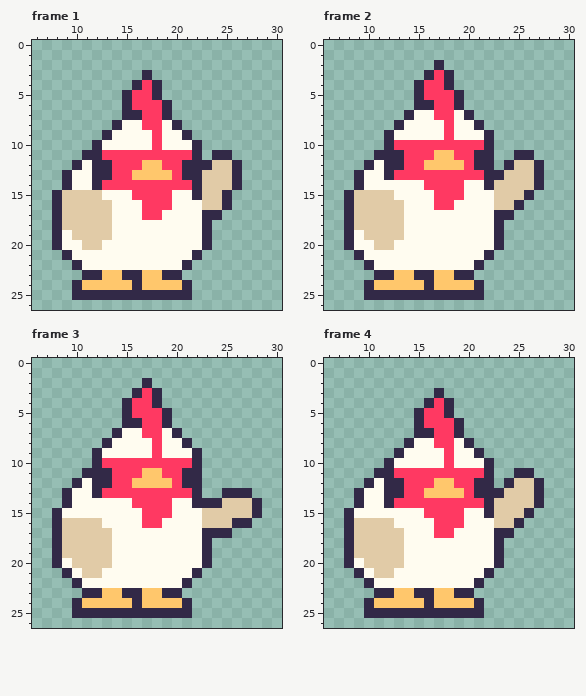
Animated GIF sprite: Chicken.gif. Above is the file before it was changed.
The file is 320x320 pixels, drawn in blocks of 10x10; one block is one cell here. Shown: frame 1: x 6..30, y 0..26; frame 2: x 6..30, y 0..26; frame 3: x 6..30, y 0..26; frame 4: x 6..30, y 0..26.
After:
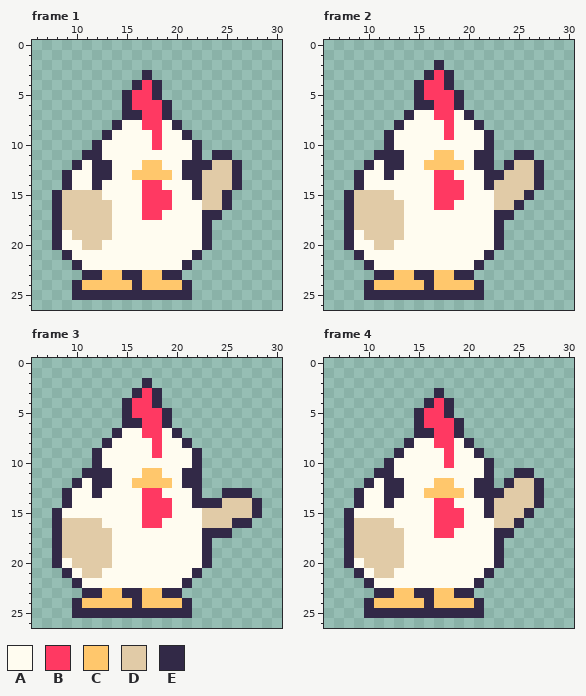
Palette (. is transparent): A #fffcf0  B #ff3962  C #ffc76c  D #e1cba7  E #322947
Edits made:
--- frame 1
@@ x 11..23 @@
 10 .EAAAAABAAAE.
-11 EEBBBBBBBBBE.
-12 AEEBBBCCBBEEE
-13 AEEBBCCCCBEED
-14 AEBBBBBBBBBED
-15 DDAAABBBBAAED
+11 EEAAAAAAAAAE.
+12 AEEAAACCAAEEE
+13 AEEAACCCCAEED
+14 AEAAAABBAAAED
+15 DDAAAABBBAAED
 16 DDDAAABBBAAAD
--- frame 2
@@ x 11..23 @@
  9 .EAAAAABAAAE.
-10 .EBBBBBBBBBE.
-11 EEEBBBCCBBEE.
-12 AEEBBCCCCBEE.
-13 AEBBBBBBBBBEE
-14 AAAAABBBBAAED
+10 .EAAAAAAAAAE.
+11 EEEAAACCAAEE.
+12 AEEAACCCCAEE.
+13 AEAAAABBAAAEE
+14 AAAAAABBBAAED
 15 DDAAAABBBAAAD
--- frame 3
@@ x 11..23 @@
  9 .EAAAAABAAAE.
-10 .EBBBBBBBBBE.
-11 EEEBBBCCBBEE.
-12 AEEBBCCCCBEE.
-13 AEBBBBBBBBBE.
-14 AAAAABBBBAAEE
+10 .EAAAAAAAAAE.
+11 EEEAAACCAAEE.
+12 AEEAACCCCAEE.
+13 AEAAAABBAAAE.
+14 AAAAAABBBAAEE
 15 AAAAAABBBAAAD
--- frame 4
@@ x 11..23 @@
 10 .EAAAAABAAAE.
-11 EEBBBBBBBBBE.
-12 AEEBBBCCBBEE.
-13 AEEBBCCCCBEEE
-14 AEBBBBBBBBBED
-15 AAAAABBBBAAED
+11 EEAAAAAAAAAE.
+12 AEEAAACCAAEE.
+13 AEEAACCCCAEEE
+14 AEAAAABBAAAED
+15 AAAAAABBBAAED
 16 DDAAAABBBAAAD
